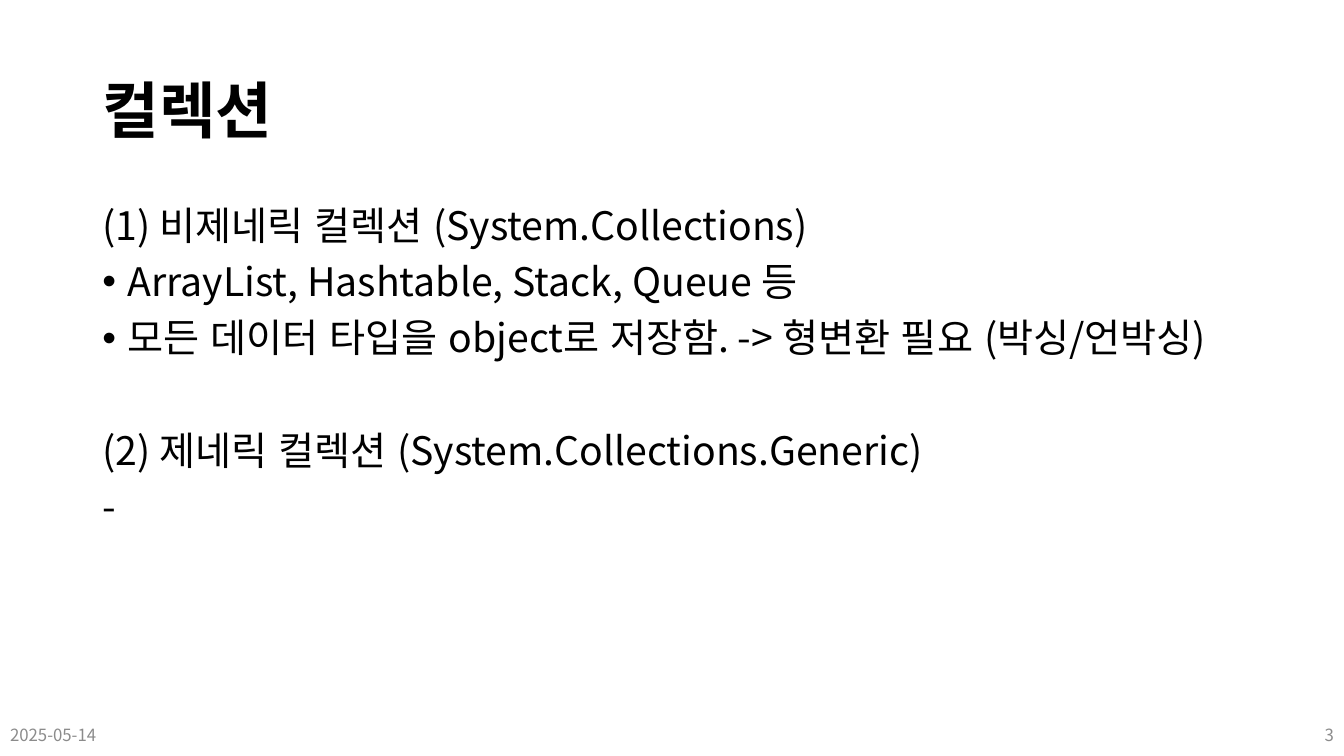
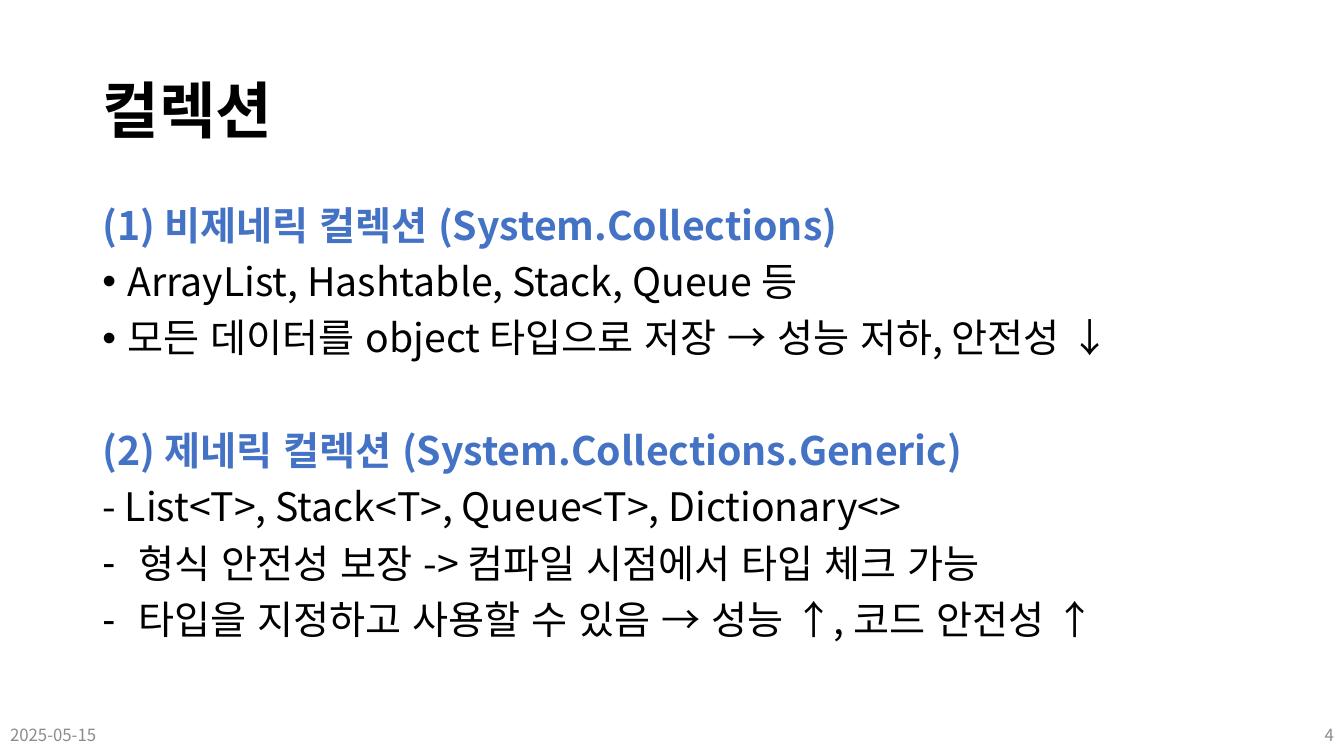
Before and after one commit to Leader-Lesson/KDT_SF_Short_5th, a slide deck: slide 4 of material/14_CSharp_심화문법 (컬렉션).pptx (slide 3 before the commit). Drawn at 1344x756 pixels with LibreOffice and Linux fonts; fonts in the diff are those of the drawing; background and template pictures are left out. Boxes give left, top, right and bottom in pixels: in the first picture for what was removed or moved away, otherwise in the second. Text is boxed around its words. In the diff, an @@ line names an element or a change of style, - is before the commit and + after.

```diff
--- a/material/14_CSharp_심화문법 (컬렉션).pptx
+++ b/material/14_CSharp_심화문법 (컬렉션).pptx
@@ text at [102,207,962,474]: text colour #000000 to #4472C4, bold on in "(1) 비제네릭 컬렉션 (System.Collections)", "(2) 제네릭 컬렉션 (System.Collections.Generic)" @@
@@ text at [128,319,1060,362]: text changed @@
-• 모든 데이터 타입을 object로 저장함. -> 형변환 필요 (박싱/언박싱)
+• 모든 데이터를 object 타입으로 저장 → 성능 저하, 안전성 ↓
@@ text at [125,489,1044,637]: text changed @@
--
+- List<T>, Stack<T>, Queue<T>, Dictionary<>
+– 형식 안전성 보장 -> 컴파일 시점에서 타입 체크 가능
+– 타입을 지정하고 사용할 수 있음 → 성능 ↑, 코드 안전성 ↑
@@ text at [10,728,96,741]: text changed @@
-2025-05-14
+2025-05-15
@@ page number at [1325,729,1334,741]: text changed @@
-3
+4
```
Also in this commit, not shown: 12 other slides changed, 5 slides added, 17 slides removed, 27 other files.
